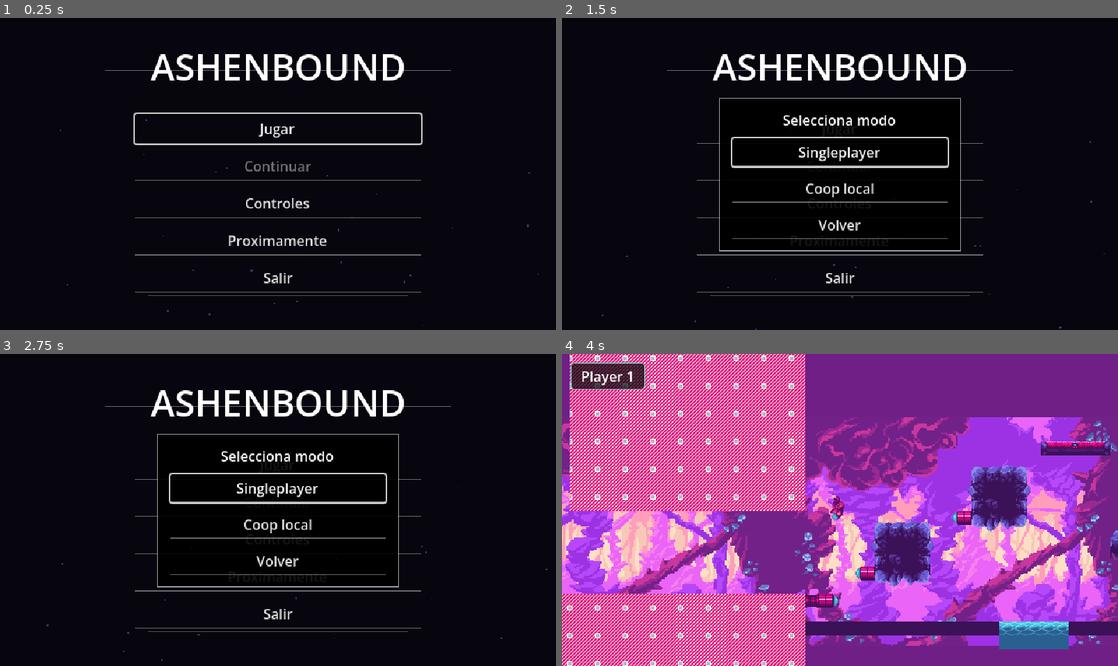
Above: before the commit, frames 1-4 (two rows, left to right).
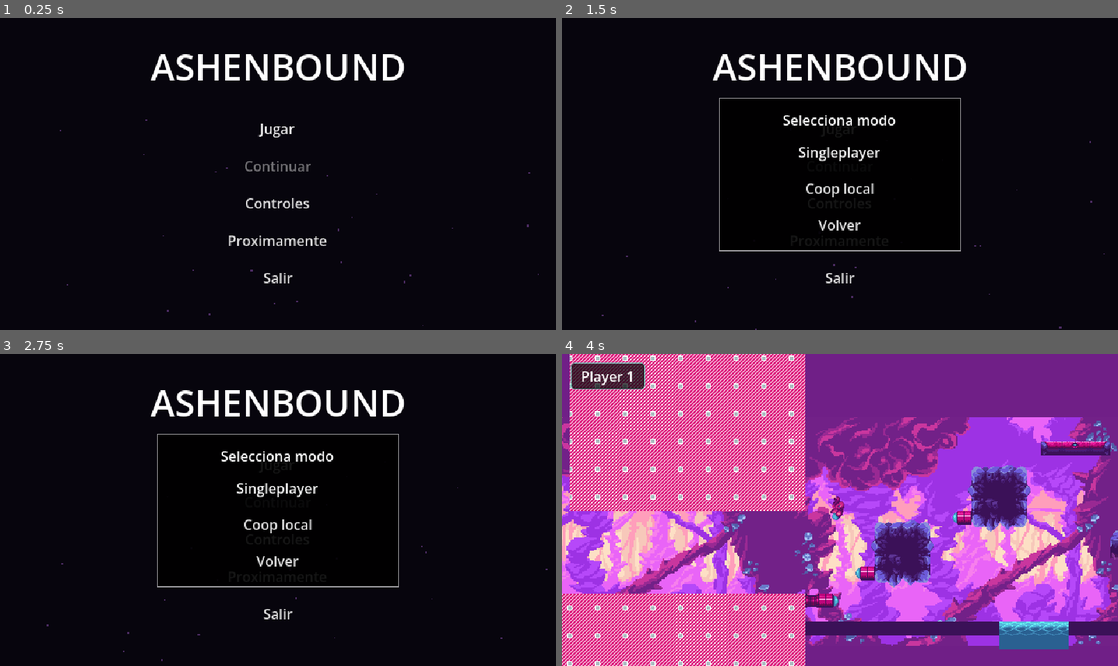
Above: after the commit, the same moments.

Repository: Kavmuri/version-1-metroidvania
Game: Godot game, scene res://UI/scenes/main_menu.tscn
Same seed, same stepped clock (60 frames per second), same inputs: the game is played once before the commit and once after it. Sound files missing from this copy of the repository are replaced by a short silence.
Inputs:
- Up to frame 1 (0.25 s): no input
- Up to frame 2 (1.5 s): click "Jugar" at 0.5 s; click "Jugar" at 1.25 s
- Up to frame 3 (2.75 s): click "Controles" at 2 s
- Up to frame 4 (4 s): click "Proximamente" at 2.75 s; click "Singleplayer" at 3.5 s

The runs differ from the first frame. In frame 1, 1.4% of the frame differs, in the area x 18-82%, y 16-90%; in frame 2, 1.4%; in frame 3, 1.4%; in frame 4, nothing differs.

Commit message:
fix: quitar rayas del menu principal

Diff:
--- a/UI/scenes/main_menu.tscn
+++ b/UI/scenes/main_menu.tscn
@@ -46,55 +46,6 @@
 scale_amount_min = 1.0
 scale_amount_max = 2.5
 color = Color(0.7, 0.4, 0.9, 0.4)
-
-[node name="DecorUpper" type="Control" parent="."]
-layout_mode = 1
-anchors_preset = 5
-anchor_left = 0.5
-anchor_right = 0.5
-offset_left = -200.0
-offset_top = 40.0
-offset_right = 200.0
-offset_bottom = 80.0
-grow_horizontal = 2
-
-[node name="Line" type="ColorRect" parent="DecorUpper"]
-layout_mode = 1
-anchors_preset = 14
-anchor_top = 0.5
-anchor_right = 1.0
-anchor_bottom = 0.5
-offset_top = -0.5
-offset_bottom = 0.5
-grow_horizontal = 2
-grow_vertical = 2
-color = Color(1, 1, 1, 0.4)
-
-[node name="DecorLower" type="Control" parent="."]
-layout_mode = 1
-anchors_preset = 7
-anchor_left = 0.5
-anchor_top = 1.0
-anchor_right = 0.5
-anchor_bottom = 1.0
-offset_left = -150.0
-offset_top = -60.0
-offset_right = 150.0
-offset_bottom = -20.0
-grow_horizontal = 2
-grow_vertical = 0
-
-[node name="Line" type="ColorRect" parent="DecorLower"]
-layout_mode = 1
-anchors_preset = 14
-anchor_top = 0.5
-anchor_right = 1.0
-anchor_bottom = 0.5
-offset_top = -0.5
-offset_bottom = 0.5
-grow_horizontal = 2
-grow_vertical = 2
-color = Color(1, 1, 1, 0.3)
 
 [node name="Center" type="VBoxContainer" parent="."]
 custom_minimum_size = Vector2(330, 0)
--- a/UI/scripts/main_menu.gd
+++ b/UI/scripts/main_menu.gd
@@ -52,6 +52,7 @@
 		button.add_theme_stylebox_override("hover", _button_style(Color(0.12, 0.16, 0.19)))
 		button.add_theme_stylebox_override("pressed", _button_style(Color(0.04, 0.08, 0.09)))
 		button.add_theme_stylebox_override("disabled", _button_style(Color(0.035, 0.038, 0.045)))
+		button.add_theme_stylebox_override("focus", _button_style(Color(0, 0, 0, 0)))
 	_message_panel.add_theme_stylebox_override("panel", _panel_style())
 	_mode_panel.add_theme_stylebox_override("panel", _panel_style())
 
@@ -142,11 +143,10 @@
 	var viewport_size = get_viewport_rect().size
 	_mode_panel.position = (viewport_size - _mode_panel.size) * 0.5
 
-func _button_style(color: Color) -> StyleBoxFlat:
+func _button_style(_color: Color) -> StyleBoxFlat:
 	var style = StyleBoxFlat.new()
 	style.bg_color = Color(0, 0, 0, 0)
 	style.border_color = Color(0.8, 0.8, 0.8, 0.5)
-	style.border_width_bottom = 1
 	style.draw_center = false
 	return style
 
--- a/project.godot
+++ b/project.godot
@@ -11,11 +11,11 @@
 [application]
 
 config/name="Version1Metroidvania"
-config/theme="res://UI/main_theme.tres"
 run/main_scene="res://UI/scenes/main_menu.tscn"
 config/features=PackedStringArray("4.6", "Forward Plus")
 boot_splash/bg_color=Color(0.44705883, 0.12941177, 0.53333336, 1)
 config/icon="res://icon.svg"
+config/theme="res://UI/main_theme.tres"
 
 [autoload]
 
Not shown, added: Tileset/area1/area_1_2.gd.uid
